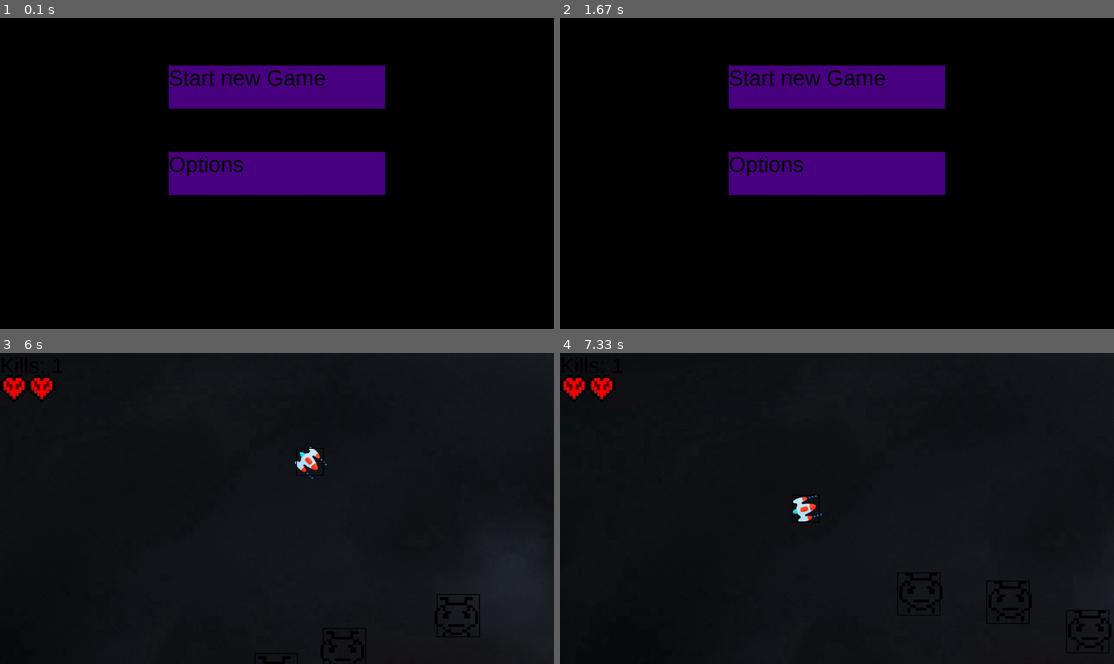
Above: before the commit, frames 1-4 (two rows, left to right).
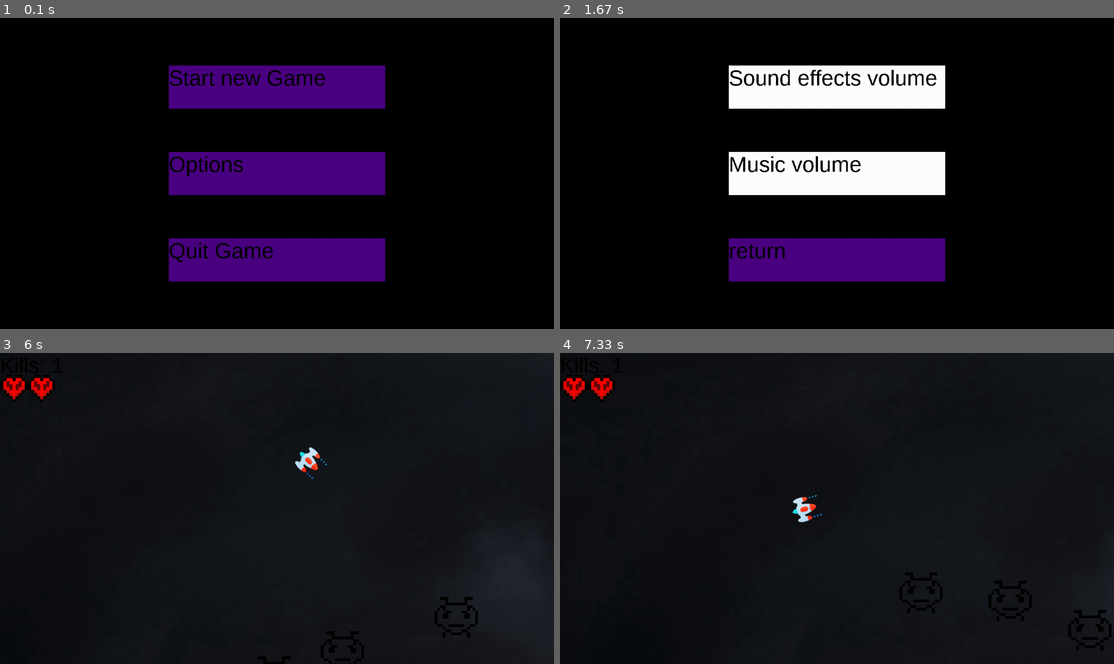
Above: after the commit, the same moments.

Repository: AndreCorreaSantos/Jogo-Pygame
Game: pygame game, started from Main.py
Two runs of this game, one before a commit and one after it. Both use one fixed random seed, a clock stepped at 60 frames per second and the inputs below.
Inputs (mouse positions are in pixels of both pictures, inside the frame that each line leads up to):
- Up to frame 1 (0.1 s): no input
- Up to frame 2 (1.67 s): press the mouse at (837, 86) at 0.37 s; move the mouse to (748, 167) at 0.47 s; release the mouse at (665, 245) at 0.6 s; tap Esc at 0.67 s; press the mouse at (837, 173) at 1.03 s; move the mouse to (825, 148) at 1.13 s; release the mouse at (820, 120) at 1.27 s; press the mouse at (837, 260) at 1.37 s; move the mouse to (753, 192) at 1.47 s; release the mouse at (670, 123) at 1.6 s
- Up to frame 3 (6 s): press the mouse at (277, 595) at 2.2 s; move the mouse to (260, 536) at 2.3 s; release the mouse at (243, 480) at 2.43 s; press the mouse at (277, 595) at 2.53 s; move the mouse to (382, 492) at 2.63 s; release the mouse at (487, 393) at 2.77 s; press the mouse at (277, 595) at 3.37 s; move the mouse to (288, 573) at 3.47 s; release the mouse at (299, 552) at 3.6 s; click (227, 505) at 3.72 s; press the mouse at (277, 595) at 4.03 s; move the mouse to (188, 539) at 4.13 s; release the mouse at (94, 486) at 4.27 s; press the mouse at (277, 421) at 4.37 s; move the mouse to (271, 449) at 4.47 s; release the mouse at (265, 474) at 4.6 s; hold D 4.67-5.13 s; move the mouse to (199, 396) at 4.7 s; hold W 5.17-5.47 s; move the mouse to (293, 564) at 5.2 s; hold D 5.5-5.97 s; move the mouse to (443, 595) at 5.53 s
- Up to frame 4 (7.33 s): hold A 6-6.53 s; move the mouse to (654, 412) at 6.03 s; hold S 6.57-6.87 s; move the mouse to (659, 567) at 6.6 s; hold A 6.9-7.3 s; move the mouse to (1014, 449) at 6.93 s

The runs differ from the first frame. In frame 1, 5.3% of the frame differs, in the area x 30-70%, y 70-85%; in frame 2, 16%, in the area x 30-70%, y 15-85%; in frame 3, less than 0.1%; in frame 4, 0.1%.

Commit message:
implementing game menu and in game menus and death menus.

Diff:
--- a/Classes.py
+++ b/Classes.py
@@ -115,22 +115,6 @@
         disty = (self.rect.y - next.rect.y)**2
         return math.sqrt(distx + disty)
 
-    #def average_pos_near(self,group):
-    #    len_grupo = 0
-    #    avgx = 0
-    #    avgy = 0
-    #    for i in group:
-    #        if self.dist(i) <= raio_grupo:
-    #            avgx += i.rect.x
-    #            avgy += i.rect.y
-    #            len_grupo += 1
-    #    avgx = avgx/len_grupo
-    #    avgy = avgy/len_grupo
-    #    return avgx,avgy
-    #def steer(self,posx,posy):
-    #    ang = math.atan2(posx,posy)
-    #    self.vx = -math.cos(ang)*velocidade_unitaria_invasores
-    #    self.vy = -math.sin(ang)*velocidade_unitaria_invasores
     def move_towards_player(self, player):
         # Find direction vector (dx, dy) between enemy and player.
         dx, dy = player.rect.x - self.rect.x, player.rect.y - self.rect.y
--- a/Main.py
+++ b/Main.py
@@ -32,6 +32,7 @@
     #relogios
     start = pygame.time.get_ticks()
     start_w = pygame.time.get_ticks()
+    relogio = pygame.time.get_ticks()
     #criando 10 invasores iniciais em cordenadas aleatorias da tela
 
 
@@ -41,12 +42,13 @@
     menu = True
     menu_2 = False
     game_over = False
+
     pygame.font.init()
     myfont = pygame.font.SysFont("Arial",50)
 
     #lista de particulas [loc,velocity,timer]
     particles = []
-    #variavel para abrir menu no meio do jogo
+
     vida = pygame.image.load("assets/vida.png")
     vida = pygame.transform.scale(vida,(64,64))
     v_rect = vida.get_rect().width
@@ -56,6 +58,7 @@
     while running:
         background.fill((0,0,0))
         screen.blit(background,(0,0))
+
         if menu:
             m1 = pygame.mouse.get_pressed()[0]
             #construindo menu
@@ -77,9 +80,15 @@
                 text_1 = myfont.render("Start new Game",False,(0,0,0))
 
             text_2 = myfont.render("Options",False,(0,0,0))
-            text_3 = myfont.render("Main menu",False,(0,0,0))
+
+            if menu_2:
+                text_3 = myfont.render("Main menu",False,(0,0,0))
+            else:
+                text_3 = myfont.render("Quit Game",False,(0,0,0))
+
 
             mx,my = pygame.mouse.get_pos()
+
             button1 = pygame.Rect(button1_x,button1_y,button_width,button_height)
             button2 = pygame.Rect(button2_x,button2_y,button_width,button_height)
             button3 = pygame.Rect(button3_x,button3_y,button_width,button_height)
@@ -88,23 +97,35 @@
                 if m1:
                     start = True
                     menu = False
+                    m1 = False
             if button2.collidepoint((mx,my)):
                 if m1:
                     options = True
+                    menu = False
+                    m1 = False
             if menu_2:
                 if button3.collidepoint((mx,my)):
-                    if m1:
+                    relogio2 = pygame.time.get_ticks()
+                    tempo = relogio2 - relogio
+                    if m1 and tempo > 200:
                         p1.kill()
+                        m1 = False
+                        relogio = pygame.time.get_ticks()
                         return
+            if menu and not menu_2:
+                if button3.collidepoint((mx,my)):
+                    relogio2 = pygame.time.get_ticks()
+                    tempo = relogio2 - relogio
+                    if m1 and tempo > 200:
+                        pygame.quit()
+
             pygame.draw.rect(screen,(75, 0, 130),button1)
             pygame.draw.rect(screen,(75, 0, 130),button2)
-            if menu_2:
-                pygame.draw.rect(screen,(75, 0, 130),button3)
+            pygame.draw.rect(screen,(75, 0, 130),button3)
 
             screen.blit(text_1,(button1_x,button1_y))
             screen.blit(text_2,(button2_x,button2_y))
-            if menu_2:
-                screen.blit(text_3,(button3_x,button3_y))
+            screen.blit(text_3,(button3_x,button3_y))
 
 
         #checando quit
@@ -118,8 +139,43 @@
                     menu_2 = True
 
 
-        #if options:
-        #    #slider_volume
+        if options:
+            mouse = pygame.mouse.get_pos()
+            apertado = pygame.mouse.get_pressed()[0]
+
+            volume_label_width = 500
+            volume_label_height = 100
+
+            volume_label_x = width/2-volume_label_width/2
+            volume_label_y = height/2-volume_label_height/2 - 200
+            volume_label2_x = volume_label_x
+            volume_label2_y = volume_label_y + 200
+            return_x = volume_label_x
+            return_y = volume_label2_y + 200
+
+            volume_label_rect = pygame.Rect(volume_label_x,volume_label_y,volume_label_width,volume_label_height)
+            volume_label2_rect = pygame.Rect(volume_label2_x,volume_label2_y,volume_label_width,volume_label_height)
+            return_rect = pygame.Rect(return_x,return_y,volume_label_width,volume_label_height)
+
+            volume_label_text = myfont.render("Sound effects volume",False,(0,0,0))
+            volume_label2_text = myfont.render("Music volume",False,(0,0,0))
+            return_text = myfont.render("return",False,(0,0,0))
+
+            pygame.draw.rect(screen,(255, 255, 255),volume_label_rect)
+            pygame.draw.rect(screen,(255, 255, 255),volume_label2_rect)
+            pygame.draw.rect(screen,(75, 0, 130),return_rect)
+
+            screen.blit(volume_label_text,(volume_label_x,volume_label_y))
+            screen.blit(volume_label2_text,(volume_label2_x,volume_label2_y))
+            screen.blit(return_text,(return_x,return_y))
+
+            if return_rect.collidepoint((mouse)) and apertado:
+                relogio = pygame.time.get_ticks()
+                options = False
+                menu = True
+
+
+
         if start == True:
             #checando eventos criando tiros
             m1 = pygame.mouse.get_pressed()[0]
@@ -225,18 +281,60 @@
             textsurface = myfont.render("Kills: {}".format(conta_kills),False,(0,0,0))
             screen.blit(textsurface,(0,0))
 
-            #if not vidas:
-            #    start = False
-            #    game_over = True
+            if not vidas:
+                start = False
+                game_over = True
             for i in range(vidas):
                 screen.blit(vida,(0+i*v_rect,50))
             #funcao para desenhar a hitbox dos sprites, debug
-            draw_hb(all_sprites,screen)
-            p1.draw_hitbox(screen)
+            #draw_hb(all_sprites,screen)
+            #p1.draw_hitbox(screen)
             #pygame.draw.circle(screen, (0, 0, 0), (width/2, height/2), 10) #--> centro da tela
             if game_over == True:
-                running = False
+                start = False
                 menu_2 = False
+                p1.kill()
+
+        if game_over:
+            mouse = pygame.mouse.get_pos()
+            apertado = pygame.mouse.get_pressed()[0]
+
+            game_over_width = 800
+            game_over_height = 100
+
+            choice_width = 200
+            choice_height = game_over_height
+
+            game_over_x = width/2-game_over_width/2
+            game_over_y = height/2-game_over_height/2 - 200
+
+            choice1_x = width/2-(3/2)*choice_width
+            choice1_y = height/2-choice_height/2 + 200
+
+            choice2_x = width/2+(1/2)*choice_width
+            choice2_y = height/2-choice_height/2 + 200
+
+            game_over_rect = pygame.Rect(game_over_x,game_over_y,game_over_width,game_over_height)
+            choice1_rect = pygame.Rect(choice1_x,choice1_y,choice_width,choice_height)
+            choice2_rect = pygame.Rect(choice2_x,choice2_y,choice_width,choice_height)
+
+            game_over_text = myfont.render("You died. Do you want to play again?",False,(0,0,0))
+            choice1_text = myfont.render("Yes",False,(0,0,0))
+            choice2_text = myfont.render("No",False,(0,0,0))
+
+            pygame.draw.rect(screen,(255, 255, 255),game_over_rect)
+            pygame.draw.rect(screen,(100, 100, 255),choice1_rect)
+            pygame.draw.rect(screen,(255, 100, 100),choice2_rect)
+
+            screen.blit(game_over_text,(game_over_x,game_over_y))
+            screen.blit(choice1_text,(choice1_x,choice1_y))
+            screen.blit(choice2_text,(choice2_x,choice2_y))
+
+            if choice1_rect.collidepoint(mouse) and apertado:
+                return
+            if choice2_rect.collidepoint(mouse) and apertado:
+                pygame.quit()
+
         pygame.display.update()
 
 while True:
Empty file added: teste.py
